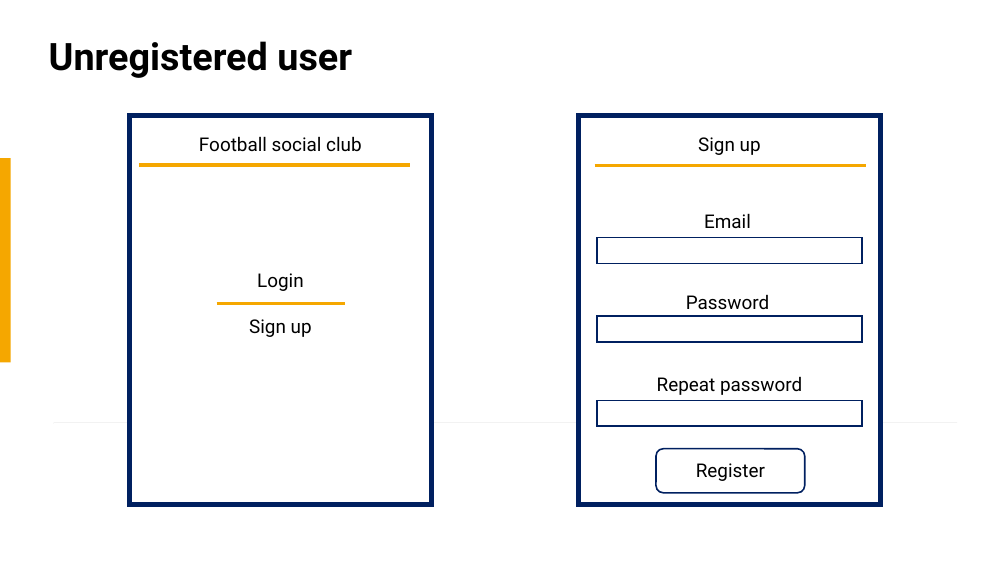
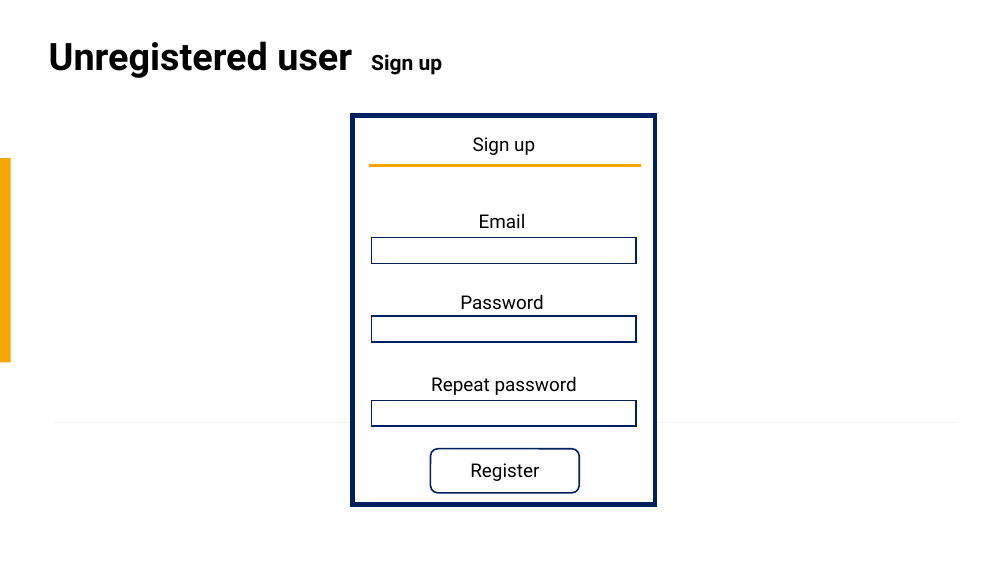
Before and after one commit to EnomisLP/Football, a slide deck: slide 10 of Large scale database mock-ups.pptx (slide 2 before the commit). Drawn at 1008x567 pixels with LibreOffice and Linux fonts; fonts in the diff are those of the drawing. Boxes give left, top, right and bottom in pixels: in the first picture for what was removed or moved away, otherwise in the second. Text is boxed around its words. In the diff, an @@ line names an element or a change of style, - is before the commit and + after.

```diff
--- a/Large scale database mock-ups.pptx
+++ b/Large scale database mock-ups.pptx
@@ title at (49, 41, 443, 78): text changed @@
-Unregistered user
+Unregistered user Sign up
@@ rectangle removed at (129, 116, 432, 505) @@
@@ text removed at (199, 136, 361, 152) @@
-Football social club
@@ line removed from (139, 165) to (411, 165) @@
@@ text removed at (249, 273, 312, 337) @@
-Login
-Sign up
@@ line removed from (217, 303) to (346, 303) @@
@@ 5 texts, 4 rectangles, 1 line, 1 rounded rectangle: place and size @@
-5 texts, 4 rectangles, 1 line, 1 rounded rectangle at (578, 116, 881, 505)
+5 texts, 4 rectangles, 1 line, 1 rounded rectangle at (353, 116, 656, 505)
```
Also in this commit, not shown: 19 other slides changed, 10 slides added, 4 other files.
